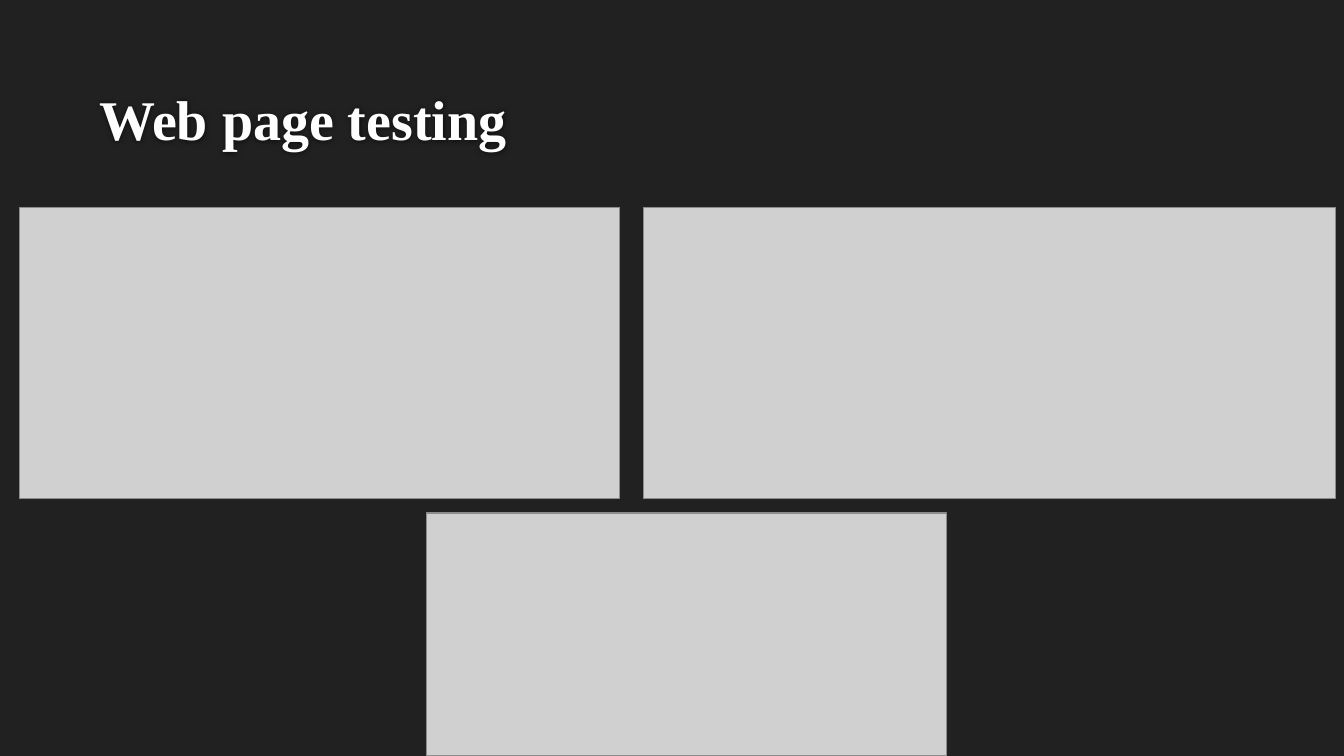
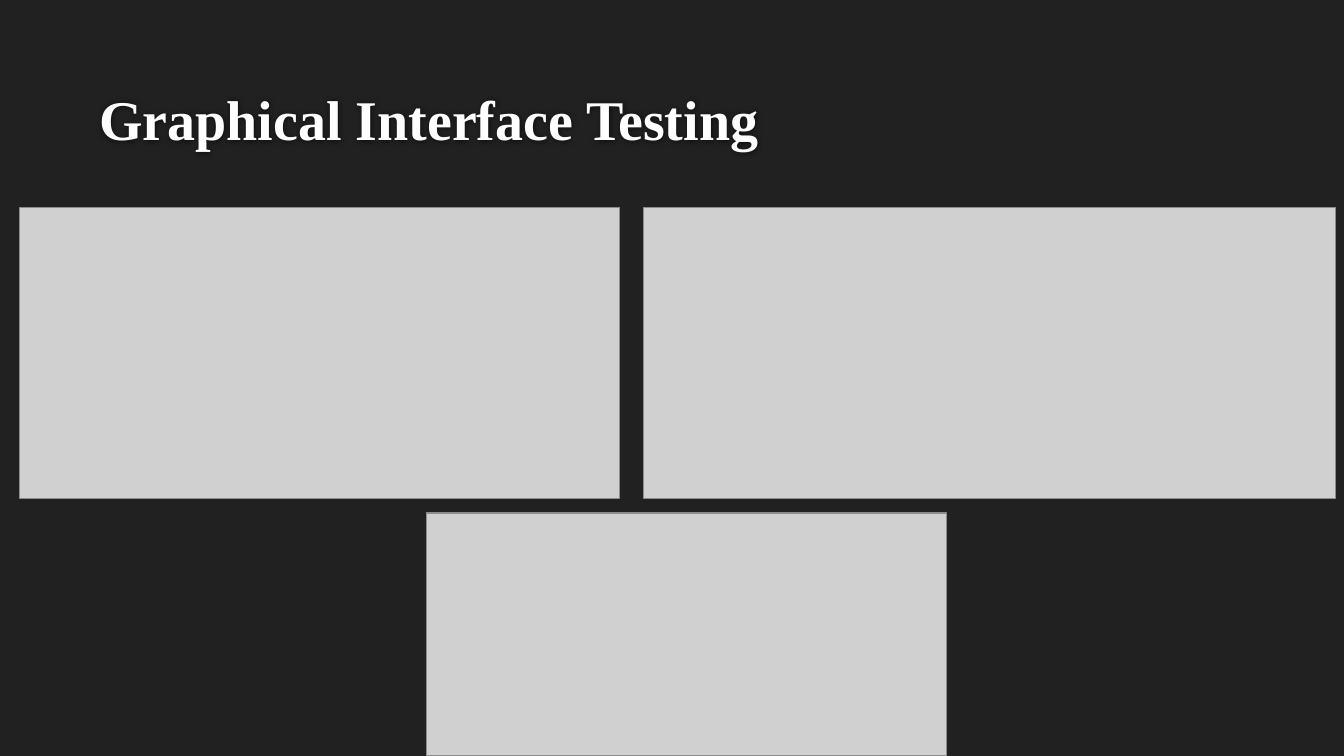
Before and after one commit to theRomanianWarrior/dissertation, a slide deck: slide 13 of presentation.pptx (slide 10 before the commit). Drawn at 1344x756 pixels with LibreOffice and Linux fonts; fonts in the diff are those of the drawing; grey boxes stand for pictures; background and template pictures are left out. Boxes give left, top, right and bottom in pixels: in the first picture for what was removed or moved away, otherwise in the second. Text is boxed around its words. In the diff, an @@ line names an element or a change of style, - is before the commit and + after.

```diff
--- a/presentation.pptx
+++ b/presentation.pptx
@@ title at <box>99,100,758,150</box>: text changed @@
-Web page testing
+Graphical Interface Testing
```
Also in this commit, not shown: 7 other slides changed, 3 slides added, 11 other files.
